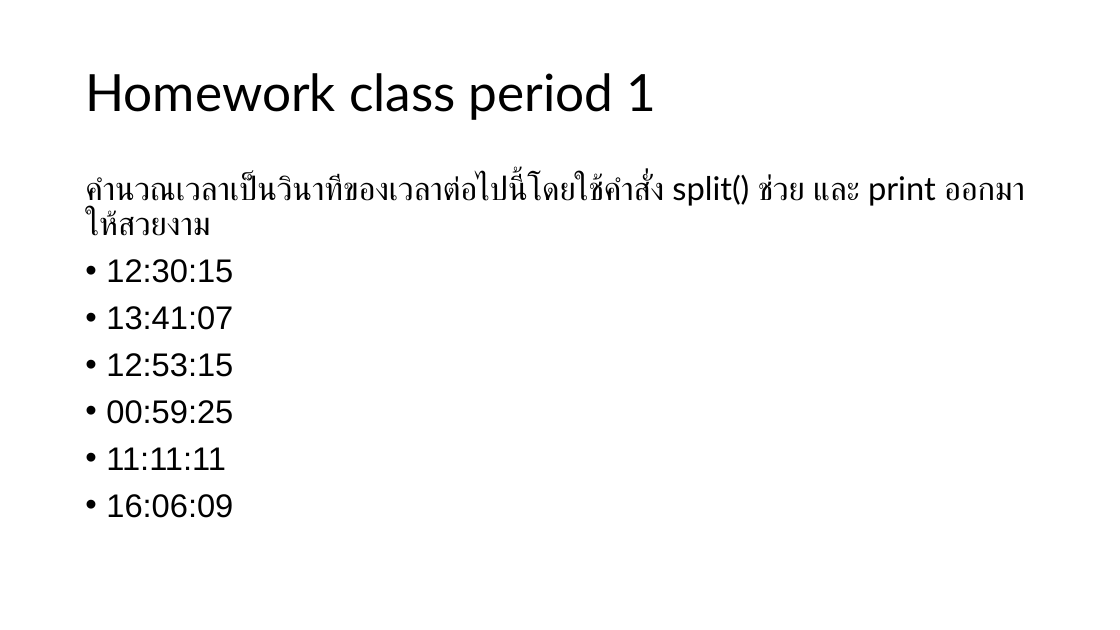
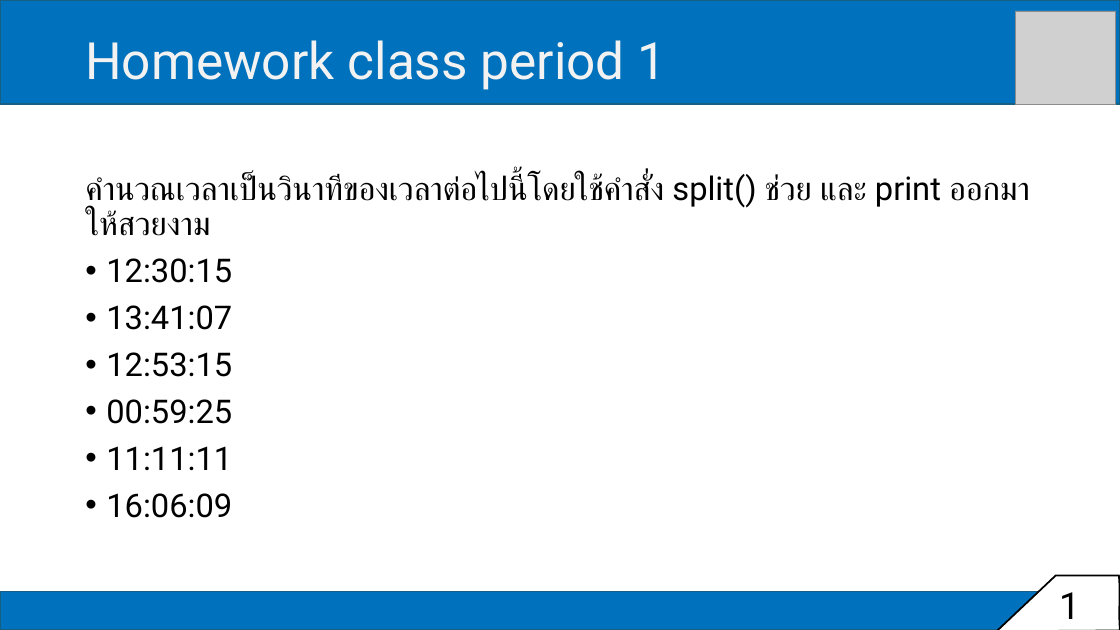
Before and after one commit to tohnperfect/Course-DS-Programming-and-Data-Viz, a slide deck: slide 17 of PPT/Class period 1.pptx. Drawn at 1120x630 pixels with LibreOffice and Linux fonts; fonts in the diff are those of the drawing; grey boxes stand for pictures. Boxes give left, top, right and bottom in pixels: in the first picture for what was removed or moved away, otherwise in the second. Text is boxed around its words. In the diff, an @@ line names an element or a change of style, - is before the commit and + after.

Commit message:
Class period 21 finish and decorate slides class period 1

```diff
--- a/PPT/Class period 1.pptx
+++ b/PPT/Class period 1.pptx
@@ rectangle added at <box>0,0,1120,104</box>, fill #0071BC, outline #156082 1.5 pt @@
@@ title "Homework class period 1": place and size @@
-title "Homework class period 1" at <box>85,73,657,120</box>
+title "Homework class period 1" at <box>85,40,666,90</box>
@@ title "Homework class period 1" at <box>85,40,666,90</box>: font Lato to Roboto, text colour #000000 to #F2F2F2 @@
@@ picture added at <box>1016,11,1117,104</box> @@
@@ text "คำนวณเวลาเป็นวินาทีของเวลาต่อไปนี้โดยใช้คำสั่ง split() ช่วย  ..." at <box>85,174,941,518</box>: font Lato to Roboto in "คำนวณเวลาเป็นวินาทีของเวลาต่อไปนี้โดยใช้คำสั่ง split() ช่วย  ..."; font Arial to Roboto in "12:30:15", "13:41:07", "12:53:15", "00:59:25" and 2 more places @@
@@ rectangle added at <box>0,592,1120,630</box>, fill #0071BC, outline #156082 1.5 pt @@
@@ freeform shape added at <box>996,576,1120,630</box>, fill #FFFFFF, outline #000000 1.5 pt @@
@@ text added at <box>1051,578,1102,630</box>, 32 pt, text #000000 @@
+17
```
Also in this commit, not shown: 16 other slides changed, 2 other files.
